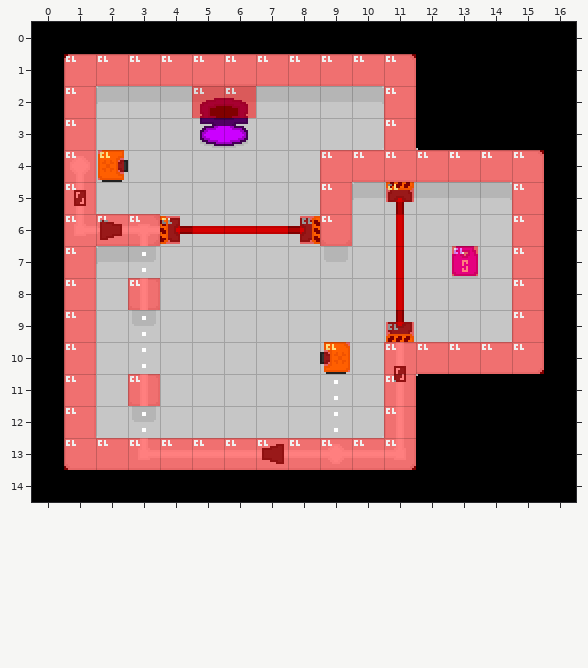
Two states of a Tiled map, Tiled/maps_alpha/level1.tmx. Above, as it was before the edit.
Cells are 16x16 px. Shown: x 0..16, y 0..14. Tiles whose own drawing changed are shown in their newer look in all pictures.
New version:
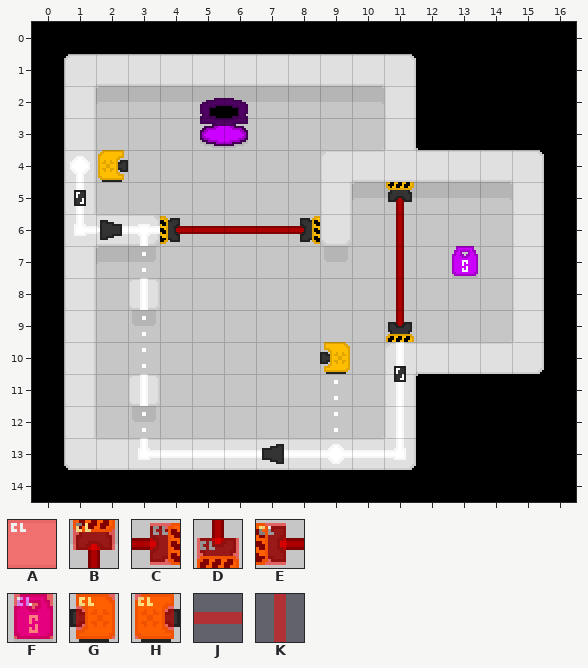
Key: from "porthole-tileset": A 16, B 18, C 19, D 20, E 21, F 53, G 80, H 81, J 112, K 144.
_ is an empty cell.
See-through tiles are keyed as they look on the map.
The edit:
{"where": "layer \"collision\" (now hidden)"}
{"y":1,"x":1,"old":"AAAAAAAAAAA","new":"___________"}
{"y":2,"x":1,"old":"A","new":"_"}
{"y":2,"x":5,"old":"AA","new":"__"}
{"y":2,"x":11,"old":"A","new":"_"}
{"y":3,"x":1,"old":"A","new":"_"}
{"y":3,"x":11,"old":"A","new":"_"}
{"y":4,"x":1,"old":"AH","new":"__"}
{"y":4,"x":9,"old":"AAAAAAA","new":"_______"}
{"y":5,"x":1,"old":"A","new":"_"}
{"y":5,"x":9,"old":"A","new":"_"}
{"y":5,"x":11,"old":"B","new":"_"}
{"y":5,"x":15,"old":"A","new":"_"}
{"y":6,"x":1,"old":"AAAEJJJCA","new":"_________"}
{"y":6,"x":11,"old":"K","new":"_"}
{"y":6,"x":15,"old":"A","new":"_"}
{"y":7,"x":1,"old":"A","new":"_"}
{"y":7,"x":11,"old":"K","new":"_"}
{"y":7,"x":13,"old":"F","new":"_"}
{"y":7,"x":15,"old":"A","new":"_"}
{"y":8,"x":1,"old":"A","new":"_"}
{"y":8,"x":3,"old":"A","new":"_"}
{"y":8,"x":11,"old":"K","new":"_"}
{"y":8,"x":15,"old":"A","new":"_"}
{"y":9,"x":1,"old":"A","new":"_"}
{"y":9,"x":11,"old":"D","new":"_"}
{"y":9,"x":15,"old":"A","new":"_"}
{"y":10,"x":1,"old":"A","new":"_"}
{"y":10,"x":9,"old":"G","new":"_"}
{"y":10,"x":11,"old":"AAAAA","new":"_____"}
{"y":11,"x":1,"old":"A","new":"_"}
{"y":11,"x":3,"old":"A","new":"_"}
{"y":11,"x":11,"old":"A","new":"_"}
{"y":12,"x":1,"old":"A","new":"_"}
{"y":12,"x":11,"old":"A","new":"_"}
{"y":13,"x":1,"old":"AAAAAAAAAAA","new":"___________"}
{"label":"removed","picture_box":[64,54,544,470]}
